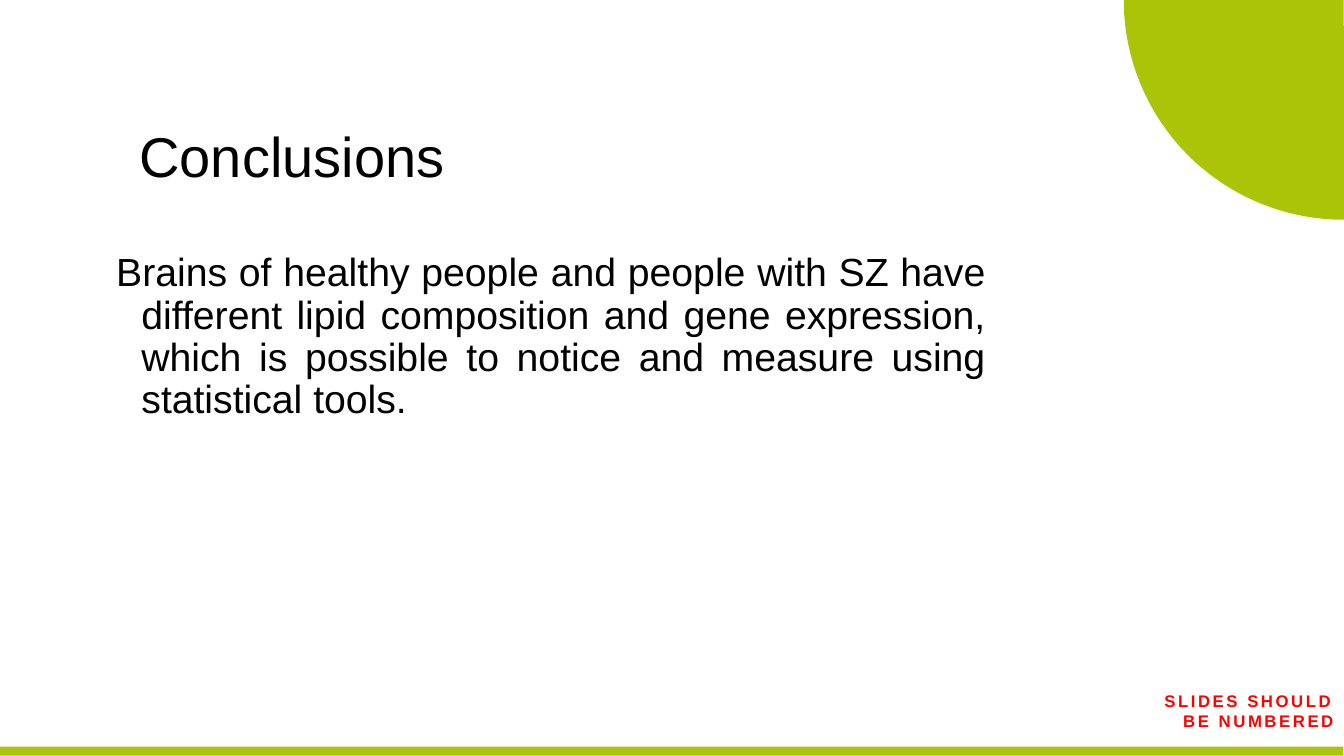
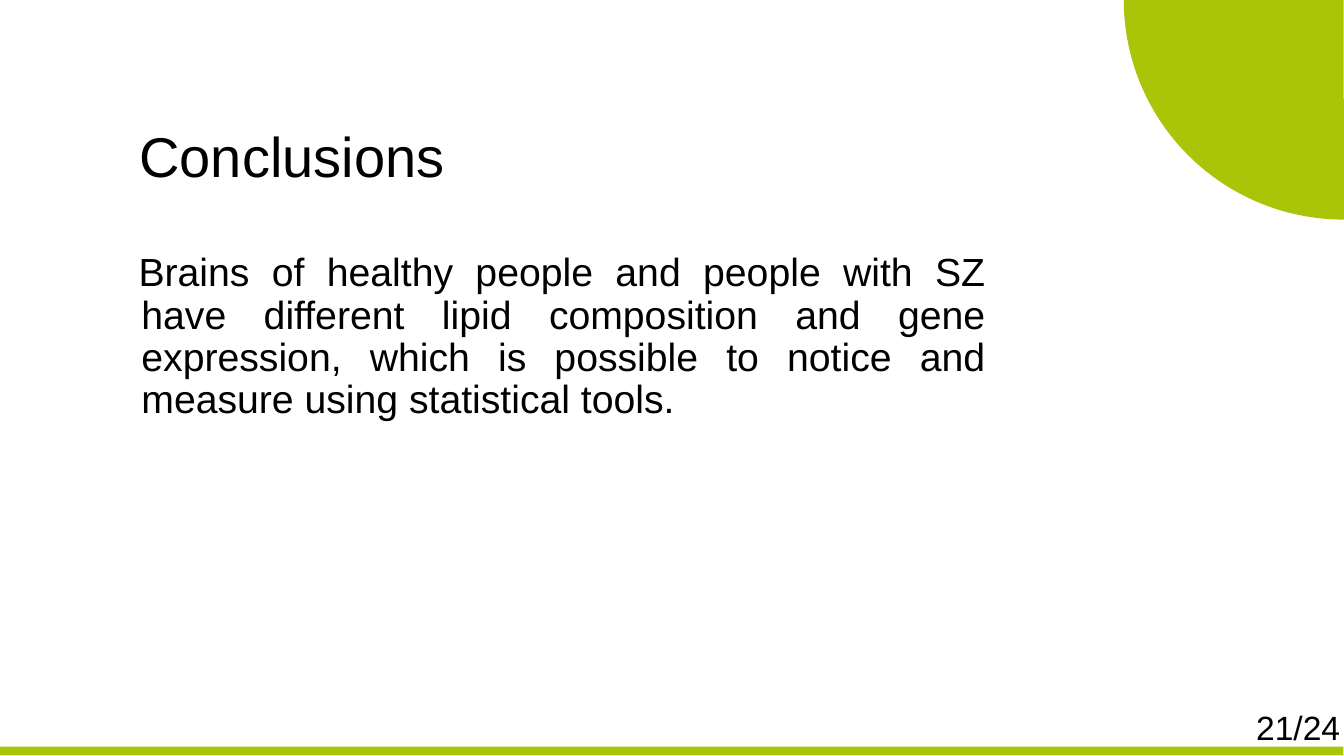
Before and after one commit to zybinmikhail/Thesis, a slide deck: slide 21 of presentations/Mikhail_Zybin_MSc PreDefense Presentation.PPTX (slide 16 before the commit). Drawn at 1344x756 pixels with LibreOffice and Linux fonts; fonts in the diff are those of the drawing; background and template pictures are left out. Boxes give left, top, right and bottom in pixels: in the first picture for what was removed or moved away, otherwise in the second. Text is boxed around its words. In the diff, an @@ line names an element or a change of style, - is before the commit and + after.

```diff
--- a/presentations/Mikhail_Zybin_MSc PreDefense Presentation.PPTX
+++ b/presentations/Mikhail_Zybin_MSc PreDefense Presentation.PPTX
@@ text "Brains of healthy people and ..." rewrapped from (x1=116, y1=257, x2=986, y2=414) to (x1=139, y1=257, x2=985, y2=421) @@
@@ text removed at (x1=1164, y1=695, x2=1334, y2=727) @@
-SLIDES SHOULD BE NUMBERED
@@ text added at (x1=1256, y1=715, x2=1340, y2=747), 24 pt, text #000000 @@
+21/24
```
Also in this commit, not shown: 14 other slides changed, 9 slides added, 3 slides removed, 47 other files.
